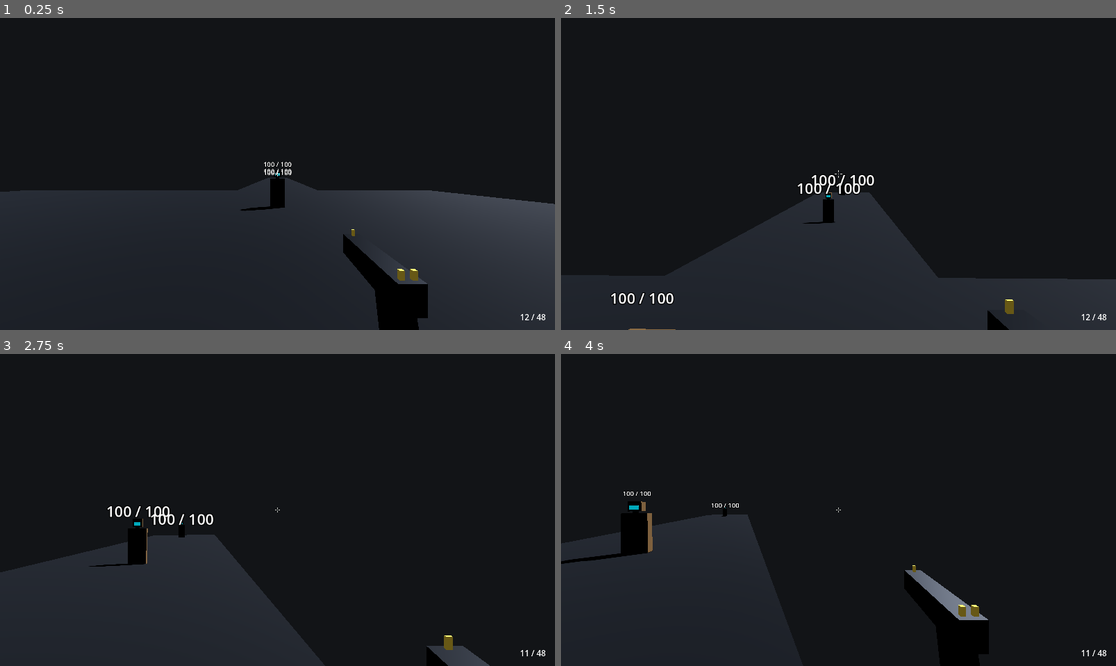
Above: before the commit, frames 1-4 (two rows, left to right).
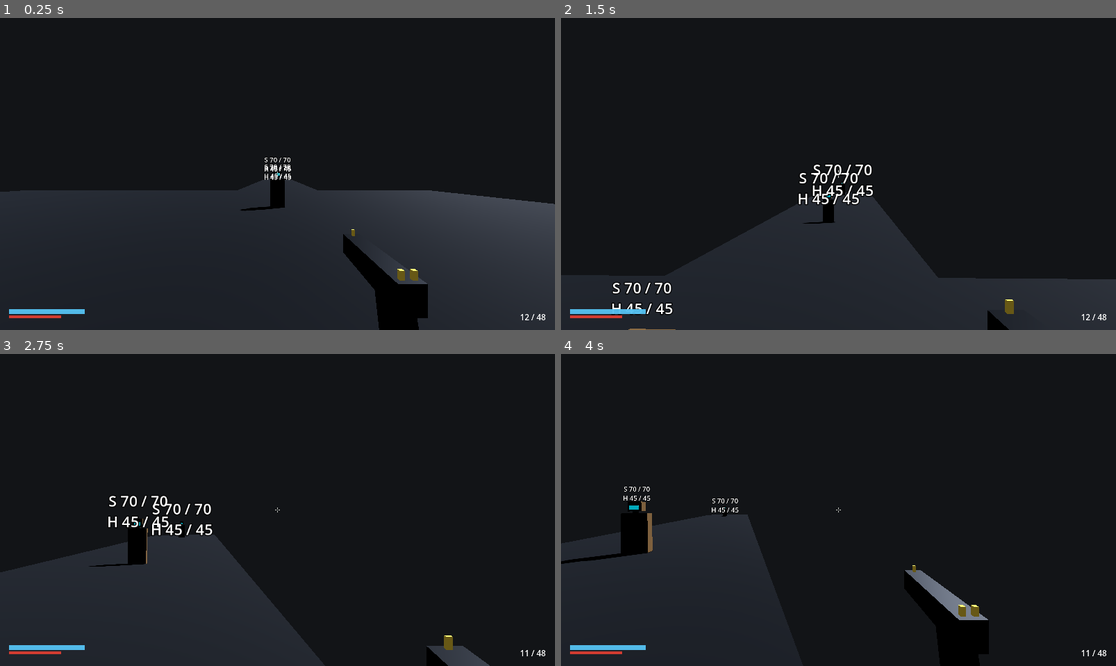
Above: after the commit, the same moments.

Repository: StudioSadTouch/Project-Long-Colt
Game: Godot game, scene res://scenes/main/main.tscn
The game is run twice, just before and just after one commit, with the same random seed, the same clock (stepped at 60 frames per second) and the same inputs.
Inputs (mouse positions are in pixels of both pictures, inside the frame that each line leads up to):
- Up to frame 1 (0.25 s): no input
- Up to frame 2 (1.5 s): tap Enter at 0.5 s; move the mouse to (866, 174) at 0.52 s; hold Right mouse button (action_alt_fire) 0.53-1.28 s; hold W (action_move_forward) from 0.53 s (still down); tap Space (action_jump) at 0.77 s; move the mouse to (810, 174) at 1.27 s; tap Ctrl (action_crouch) at 1.35 s
- Up to frame 3 (2.75 s): keep holding W (action_move_forward); tap Space (action_jump) at 1.52 s; move the mouse to (288, 503) at 2.02 s; press the mouse at (288, 503) at 2.03 s
- Up to frame 4 (4 s): keep holding W (action_move_forward); move the mouse to (832, 516) at 2.77 s; release the mouse at (832, 516) at 2.78 s; tap V (action_melee) at 2.85 s; tap Space (action_jump) at 3.02, 3.77 s; move the mouse to (877, 513) at 3.52 s; hold 1 (action_weapon_1) from 3.53 s (still down)

The runs differ from the first frame. In frame 1, 0.5% of the frame differs, in the area x 1-53%, y 44-97%; in frame 2, 1.8%, in the area x 1-57%, y 46-97%; in frame 3, 1.2%; in frame 4, 0.5%.

Commit message:
Wire HealthShield into dummy and player; shield/health HUD bars and split dummy readout

Diff:
--- a/scenes/ai/target_dummy.tscn
+++ b/scenes/ai/target_dummy.tscn
@@ -1,6 +1,7 @@
-[gd_scene load_steps=13 format=3]
+[gd_scene load_steps=14 format=3]
 
 [ext_resource type="Script" path="res://scripts/ai/target_dummy.gd" id="1_dummy"]
+[ext_resource type="Script" path="res://scripts/components/health_shield.gd" id="2_health"]
 
 [sub_resource type="StandardMaterial3D" id="StandardMaterial3D_dummy"]
 albedo_color = Color(0.55, 0.42, 0.25, 1)
@@ -96,4 +97,7 @@
 pixel_size = 0.001
 font_size = 32
 outline_size = 8
-text = "100 / 100"
+text = "S 70 / 70\nH 45 / 45"
+
+[node name="HealthShield" type="Node" parent="."]
+script = ExtResource("2_health")
--- a/scenes/player/player.tscn
+++ b/scenes/player/player.tscn
@@ -1,9 +1,10 @@
-[gd_scene load_steps=6 format=3]
+[gd_scene load_steps=7 format=3]
 
 [ext_resource type="Script" path="res://scripts/player/player.gd" id="1_player"]
 [ext_resource type="Script" path="res://scripts/player/weapon_holder.gd" id="2_holder"]
 [ext_resource type="PackedScene" path="res://scenes/weapons/service_pistol.tscn" id="3_pistol"]
 [ext_resource type="PackedScene" path="res://scenes/ui/hud.tscn" id="4_hud"]
+[ext_resource type="Script" path="res://scripts/components/health_shield.gd" id="5_health"]
 
 [sub_resource type="CapsuleShape3D" id="CapsuleShape3D_body"]
 resource_local_to_scene = true
@@ -33,5 +34,9 @@
 script = ExtResource("2_holder")
 starting_weapons = Array[PackedScene]([ExtResource("3_pistol")])
 
+[node name="HealthShield" type="Node" parent="."]
+script = ExtResource("5_health")
+
 [node name="HUD" parent="." instance=ExtResource("4_hud")]
 holder_path = NodePath("../Head/Camera3D/WeaponHolder")
+health_path = NodePath("../HealthShield")
--- a/scenes/ui/hud.tscn
+++ b/scenes/ui/hud.tscn
@@ -1,6 +1,15 @@
-[gd_scene load_steps=2 format=3]
+[gd_scene load_steps=5 format=3]
 
 [ext_resource type="Script" path="res://scripts/ui/hud.gd" id="1_hud"]
+
+[sub_resource type="StyleBoxFlat" id="StyleBox_bg"]
+bg_color = Color(0.05, 0.06, 0.07, 0.6)
+
+[sub_resource type="StyleBoxFlat" id="StyleBox_shield"]
+bg_color = Color(0.35, 0.8, 1.0, 0.9)
+
+[sub_resource type="StyleBoxFlat" id="StyleBox_health"]
+bg_color = Color(0.9, 0.25, 0.2, 0.9)
 
 [node name="HUD" type="CanvasLayer"]
 script = ExtResource("1_hud")
@@ -29,3 +38,35 @@
 theme_override_font_sizes/font_size = 28
 text = "12 / 48"
 horizontal_alignment = 2
+
+[node name="ShieldBar" type="ProgressBar" parent="."]
+anchors_preset = 2
+anchor_top = 1.0
+anchor_bottom = 1.0
+offset_left = 32.0
+offset_top = -72.0
+offset_right = 292.0
+offset_bottom = -56.0
+grow_vertical = 0
+mouse_filter = 2
+theme_override_styles/background = SubResource("StyleBox_bg")
+theme_override_styles/fill = SubResource("StyleBox_shield")
+max_value = 70.0
+value = 70.0
+show_percentage = false
+
+[node name="HealthBar" type="ProgressBar" parent="."]
+anchors_preset = 2
+anchor_top = 1.0
+anchor_bottom = 1.0
+offset_left = 32.0
+offset_top = -50.0
+offset_right = 212.0
+offset_bottom = -40.0
+grow_vertical = 0
+mouse_filter = 2
+theme_override_styles/background = SubResource("StyleBox_bg")
+theme_override_styles/fill = SubResource("StyleBox_health")
+max_value = 45.0
+value = 45.0
+show_percentage = false
--- a/scripts/ai/target_dummy.gd
+++ b/scripts/ai/target_dummy.gd
@@ -11,16 +11,16 @@
 
 const DAMAGE_NUMBER_RISE := 0.8
 const DAMAGE_NUMBER_TIME := 0.7
+const SHIELD_COLOR := Color(0.35, 0.8, 1.0)
 
-@export var max_health: float = 100.0
 @export var respawn_delay: float = 3.0
 
-var health: float = 0.0
 var dead: bool = false
 
 var _layers: Dictionary = {}
 
 @onready var hp_label: Label3D = $HPLabel
+@onready var health_shield: HealthShield = $HealthShield
 
 
 func _ready() -> void:
@@ -29,19 +29,23 @@
 		var body := get_node_or_null(path) as CollisionObject3D
 		if body != null:
 			_layers[body] = body.collision_layer
-	health = max_health
-	_update_label()
+	health_shield.changed.connect(_on_health_changed)
+	health_shield.died.connect(_die)
+	_on_health_changed(health_shield.shield, health_shield.health)
 
 
+## Weapon contract. Shield/zone rules live in HealthShield.
 func take_damage(amount: float, info: Dictionary) -> void:
-	if dead or amount <= 0.0:
+	if dead:
 		return
-	health = maxf(health - amount, 0.0)
-	_spawn_number(amount, info)
-	_update_label()
+	var result := health_shield.apply_damage(amount, info)
+	if result.shield > 0.0:
+		_spawn_number(result.shield, info, SHIELD_COLOR, 36)
+	if result.health > 0.0:
+		var zone: int = info.get("hit_zone", Weapon.HitZone.BODY)
+		var size := 56 if zone == Weapon.HitZone.HEAD_UNARMORED else (46 if zone != 0 else 36)
+		_spawn_number(result.health, info, Weapon.zone_color(zone), size)
 	damaged.emit(amount, info)
-	if health <= 0.0:
-		_die()
 
 
 func _die() -> void:
@@ -55,29 +59,34 @@
 
 func _respawn() -> void:
 	dead = false
-	health = max_health
+	health_shield.reset()
 	for body: CollisionObject3D in _layers:
 		body.collision_layer = _layers[body]
 	visible = true
-	_update_label()
 	respawned.emit()
 
 
-func _update_label() -> void:
-	hp_label.text = "%d / %d" % [ceili(health), ceili(max_health)]
+func _on_health_changed(shield: float, health: float) -> void:
+	hp_label.text = (
+		"S %d / %d\nH %d / %d"
+		% [
+			ceili(shield),
+			ceili(health_shield.max_shield),
+			ceili(health),
+			ceili(health_shield.max_health)
+		]
+	)
 
 
-func _spawn_number(amount: float, info: Dictionary) -> void:
-	var zone: int = info.get("hit_zone", Weapon.HitZone.BODY)
-	var headshot := zone != Weapon.HitZone.BODY
+func _spawn_number(amount: float, info: Dictionary, color: Color, size: int) -> void:
 	var label := Label3D.new()
 	label.billboard = BaseMaterial3D.BILLBOARD_ENABLED
 	label.no_depth_test = true
 	label.fixed_size = true
 	label.pixel_size = 0.0015
-	label.font_size = 56 if zone == Weapon.HitZone.HEAD_UNARMORED else (46 if headshot else 36)
+	label.font_size = size
 	label.outline_size = 8
-	label.modulate = Weapon.zone_color(zone)
+	label.modulate = color
 	label.text = "%d" % roundi(amount)
 	# Parent to the level so the number survives the dummy hiding on death.
 	var parent := get_parent() if get_parent() != null else self
--- a/scripts/player/player.gd
+++ b/scripts/player/player.gd
@@ -47,14 +47,19 @@
 var _lunge_dir: Vector3 = Vector3.ZERO
 var _lunge_speed: float = 0.0
 var _lunge_left: float = 0.0
+var _spawn_transform: Transform3D
 
 @onready var head: Node3D = $Head
 @onready var camera: Camera3D = $Head/Camera3D
 @onready var collision_shape: CollisionShape3D = $CollisionShape3D
+@onready var health_shield: HealthShield = get_node_or_null("HealthShield")
 
 
 func _ready() -> void:
 	gravity = get_gravity().length()
+	_spawn_transform = global_transform
+	if health_shield != null:
+		health_shield.died.connect(_on_died)
 	floor_snap_length = 0.3
 	floor_max_angle = deg_to_rad(50.0)
 	collision_layer = 2
@@ -165,6 +170,20 @@
 	_crouch_edge = false
 
 
+## Damage contract shared with enemies; HealthShield applies the shield and zone rules.
+func take_damage(amount: float, info: Dictionary) -> void:
+	if health_shield != null:
+		health_shield.apply_damage(amount, info)
+
+
+## Phase 0 placeholder death: instant respawn at the spawn point with full shield and health.
+func _on_died() -> void:
+	cancel_lunge()
+	velocity = Vector3.ZERO
+	global_transform = _spawn_transform
+	health_shield.reset()
+
+
 ## Melee lunge: drive horizontal velocity along direction for up to duration seconds.
 func start_lunge(direction: Vector3, speed: float, duration: float) -> void:
 	var flat := Vector3(direction.x, 0.0, direction.z)
--- a/scripts/ui/hud.gd
+++ b/scripts/ui/hud.gd
@@ -7,6 +7,7 @@
 const HIT_FLASH_TIME := 0.12
 
 @export var holder_path: NodePath
+@export var health_path: NodePath
 
 var _holder: WeaponHolder
 var _weapon: Weapon
@@ -15,10 +16,21 @@
 
 @onready var ammo_label: Label = $Ammo
 @onready var crosshair: Control = $Crosshair
+@onready var shield_bar: ProgressBar = $ShieldBar
+@onready var health_bar: ProgressBar = $HealthBar
 
 
 func _ready() -> void:
 	crosshair.draw.connect(_draw_crosshair)
+	var health := get_node_or_null(health_path) as HealthShield
+	if health != null:
+		shield_bar.max_value = health.max_shield
+		health_bar.max_value = health.max_health
+		health.changed.connect(_on_health_changed)
+		_on_health_changed(health.shield, health.health)
+	else:
+		shield_bar.visible = false
+		health_bar.visible = false
 	_holder = get_node_or_null(holder_path) as WeaponHolder
 	if _holder == null:
 		push_warning("HUD has no WeaponHolder")
@@ -47,6 +59,11 @@
 	_on_ammo_changed(_weapon.magazine, _weapon.reserve)
 
 
+func _on_health_changed(shield: float, health: float) -> void:
+	shield_bar.value = shield
+	health_bar.value = health
+
+
 func _on_ammo_changed(magazine: int, reserve: int) -> void:
 	ammo_label.text = "%d / %d" % [magazine, reserve]
 
